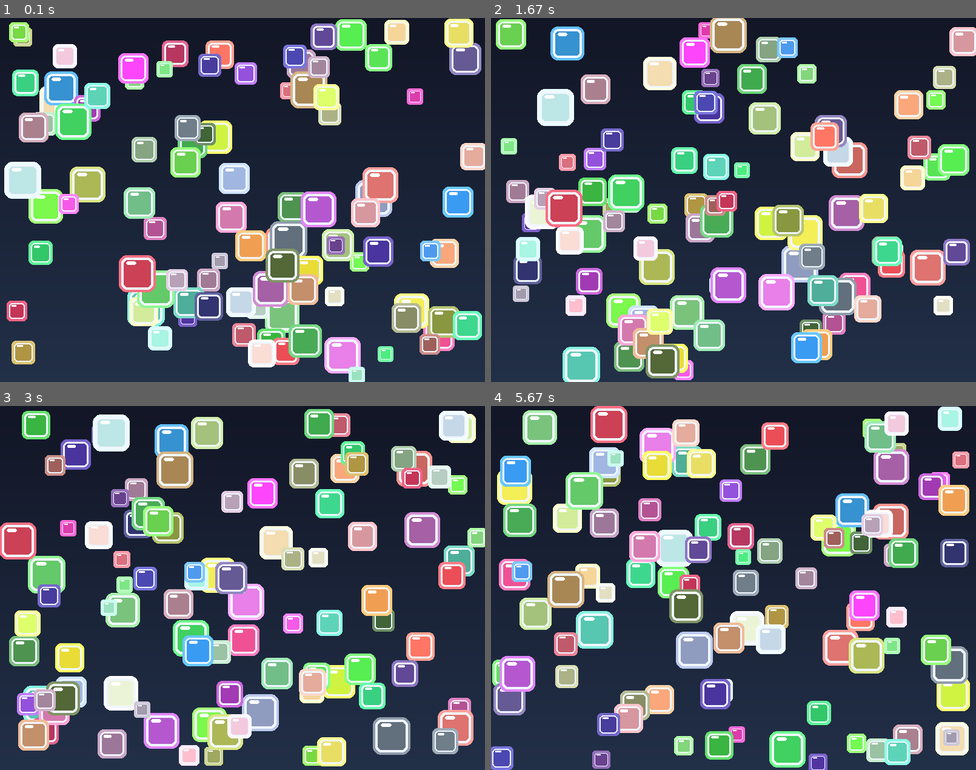
Above: before the commit, frames 1-4 (two rows, left to right).
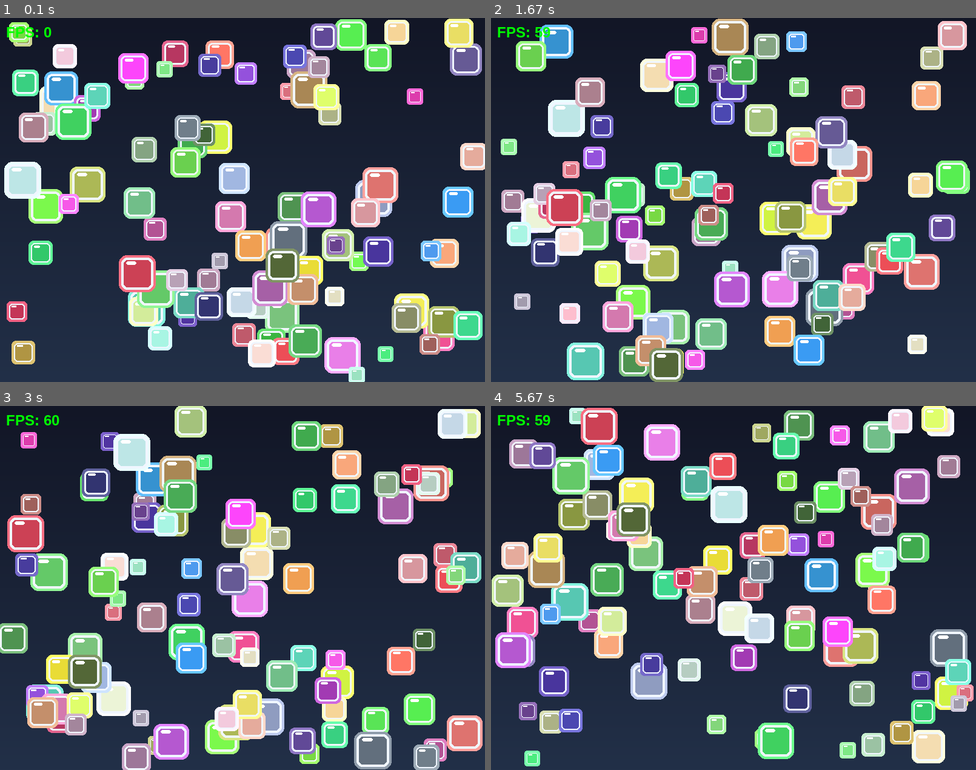
Above: after the commit, the same moments.

Repository: JustinDCosta/lab10-updated-pygame
Game: pygame game, started from main.py
Two runs of this game, one before a commit and one after it. Both use one fixed random seed, a clock stepped at 60 frames per second and the inputs below.
Inputs:
- Up to frame 1 (0.1 s): no input
- Up to frame 2 (1.67 s): no input
- Up to frame 3 (3 s): no input
- Up to frame 4 (5.67 s): no input

The runs differ from the first frame. In frame 1, 0.8% of the frame differs, in the area x 1-100%, y 2-89%; in frame 2, 38%; in frame 3, 48%; in frame 4, 54%, in the area x 0-100%, y 0-100%.

Commit message:
Add flee-behavior stubs and TODO scaffold

Diff:
--- a/main.py
+++ b/main.py
@@ -25,6 +25,12 @@
 COLOR_MIN: int = 50
 COLOR_MAX: int = 255
 JITTER_CHANCE: float = 0.05
+JITTER_ANGLE_MIN: float = -0.1
+JITTER_ANGLE_MAX: float = 0.1
+
+# Flee behavior scaffold values
+FLEE_CHECK_RADIUS: float = 140.0
+FLEE_ACCELERATION: float = 120.0
 
 
 @dataclass
@@ -91,20 +97,40 @@
         square.vy *= -1
 
 
+def _rotate_velocity(square: Square, angle_radians: float) -> None:
+    """Rotate a velocity vector by a small angle."""
+    new_vx = square.vx * math.cos(angle_radians) - square.vy * math.sin(angle_radians)
+    new_vy = square.vx * math.sin(angle_radians) + square.vy * math.cos(angle_radians)
+    square.vx = new_vx
+    square.vy = new_vy
+
+
+def apply_random_trajectory_jitter(square: Square) -> None:
+    """Keep movement slightly random by rotating velocity sometimes."""
+    if random.random() < JITTER_CHANCE:
+        angle = random.uniform(JITTER_ANGLE_MIN, JITTER_ANGLE_MAX)
+        _rotate_velocity(square, angle)
+
+
+def apply_flee_from_larger_squares(squares: list[Square], dt: float) -> None:
+    """Stub: steer smaller squares away from nearby larger squares.
+
+    TODO 1: For each square, look for larger squares within FLEE_CHECK_RADIUS.
+    TODO 2: Build a flee direction vector from the larger square to the smaller one.
+    TODO 3: Weight flee strength by size difference and distance.
+    TODO 4: Add flee acceleration to velocity using dt.
+    TODO 5: Clamp velocity to each square.max_speed after applying flee force.
+    """
+    # TODO: Implement flee steering and velocity updates.
+    _ = (squares, dt, FLEE_CHECK_RADIUS, FLEE_ACCELERATION)
+
+
 def update_square(square: Square, dt: float) -> None:
     """Advance one square by one frame."""
     square.x += square.vx * dt  # Use delta time for frame-independent movement
     square.y += square.vy * dt
 
-    # Rotate velocity by a small random angle to create gentle jitter.
-    if random.random() < JITTER_CHANCE:
-        theta = random.uniform(-0.1, 0.1)  # Small random angle in radians
-
-        new_vx = square.vx * math.cos(theta) - square.vy * math.sin(theta)
-        new_vy = square.vx * math.sin(theta) + square.vy * math.cos(theta)
-
-        square.vx = new_vx
-        square.vy = new_vy
+    apply_random_trajectory_jitter(square)
 
     _apply_boundary(square)
 
@@ -113,6 +139,9 @@
     """Update all squares each frame."""
     for square in squares:
         update_square(square, dt)
+
+    # TODO: Enable interaction by applying flee logic after base movement.
+    apply_flee_from_larger_squares(squares, dt)
 
 
 def draw_background(screen: pygame.Surface) -> None:
@@ -169,6 +198,10 @@
     pygame.display.set_caption("Random Moving Squares")
     clock = pygame.time.Clock()
 
+    #the font for the FPS counter
+    pygame.font.init()
+    fps_font = pygame.font.SysFont("Arial", 24, bold=True)
+
     squares = create_squares(SQUARE_COUNT)
     running = True
 
@@ -182,6 +215,14 @@
         update_squares(squares, dt)
         draw_background(screen)
         draw_squares(screen, squares)
+
+        #calculate and render the FPS
+        current_fps = clock.get_fps()
+        # Render the text surface (Text, Antialias, Color)
+        fps_surface = fps_font.render(f"FPS: {int(current_fps)}", True, (0, 255, 0))
+        #putting the text surface to the top-left corner of the screen
+        screen.blit(fps_surface, (10, 10))
+
         pygame.display.flip()
 
     pygame.quit()
Not shown, changed: JOURNAL.md
